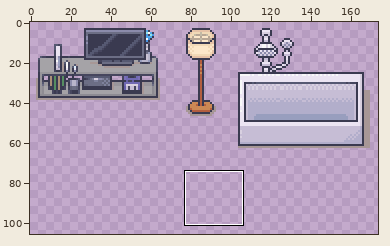
A sprite sheet gets an edit: tiles/Furniture.png. The picture above shows the old version from afar; the outline marks the close-up.
Close-up. The starting point:
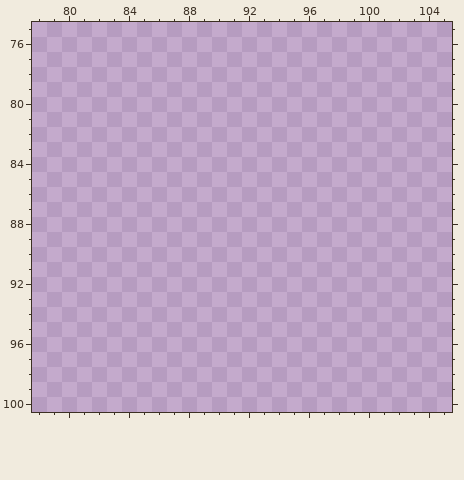
The file is 544x544 pixels. Colours within 5 levels of each other are drawn and written as one. Shown: x 78..105, y 75..100. The wide view leaves out empty margins. The commit also changed other parts of the picture, which this record leaves out.
Palette (. is transparent): 
Once edited:
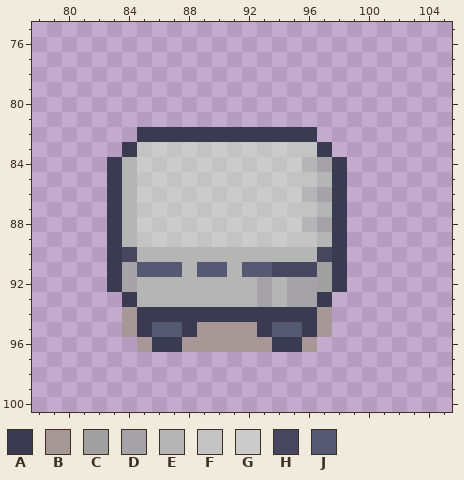
Colours new in this view: A #3a3a50  B #a79796  C #a0a0a0  D #a5a3a7  E #b5b5b5  F #c3c3c3  G #cbcbcb  H #46465e  J #565972
The exact change:
Colour A now appears in row 82 at x 85 to 96; in row 83 at x 84 and 97; in rows 84 to 92 at x 83 and 98; in row 93 at x 84 and 97; in row 94 at x 85 to 96; in row 95 at x 85, 88, 93 and 96.
Colour A now appears in row 96 at x 86 to 87 and 94 to 95.
Colour B now appears in row 94 at x 84 and 97; in row 95 at x 84, 89 to 92 and 97; in row 96 at x 85, 88 to 93 and 96.
Colour C now appears in rows 91 to 92 at x 97.
Colour D now appears in row 84 at x 97; in row 86 at x 97; in row 88 at x 97; in row 91 at x 84; in row 92 at x 84, 93 and 95 to 96; in row 93 at x 93 and 95 to 96.
Colour E now appears in row 84 at x 84 and 96; in row 85 at x 84 and 97; in row 86 at x 84 and 96; in row 87 at x 84 and 97; in row 88 at x 84 and 96; in row 89 at x 84 and 97.
Colour E now appears in row 90 at x 85 to 96; in row 91 at x 88 and 91; in rows 92 to 93 at x 85 to 92 and 94.
Colour F now appears in row 83 at x 85, 87, 89, 91, 93 and 95 to 96; in row 84 at x 86, 88, 90, 92 and 94; in row 85 at x 85, 87, 89, 91, 93 and 95 to 96; in row 86 at x 86, 88, 90, 92 and 94; in row 87 at x 85, 87, 89, 91, 93 and 95 to 96; in row 88 at x 86, 88, 90, 92 and 94.
Colour F now appears in row 89 at x 85, 87, 89, 91, 93 and 95 to 96.
Colour G now appears in row 83 at x 86, 88, 90, 92 and 94; in row 84 at x 85, 87, 89, 91, 93 and 95; in row 85 at x 86, 88, 90, 92 and 94; in row 86 at x 85, 87, 89, 91, 93 and 95; in row 87 at x 86, 88, 90, 92 and 94; in row 88 at x 85, 87, 89, 91, 93 and 95.
Colour G now appears in row 89 at x 86, 88, 90, 92 and 94.
Colour H now appears in row 90 at x 84 and 97; in row 91 at x 94 to 96.
Colour J now appears in row 91 at x 85 to 87, 89 to 90 and 92 to 93; in row 95 at x 86 to 87 and 94 to 95.
